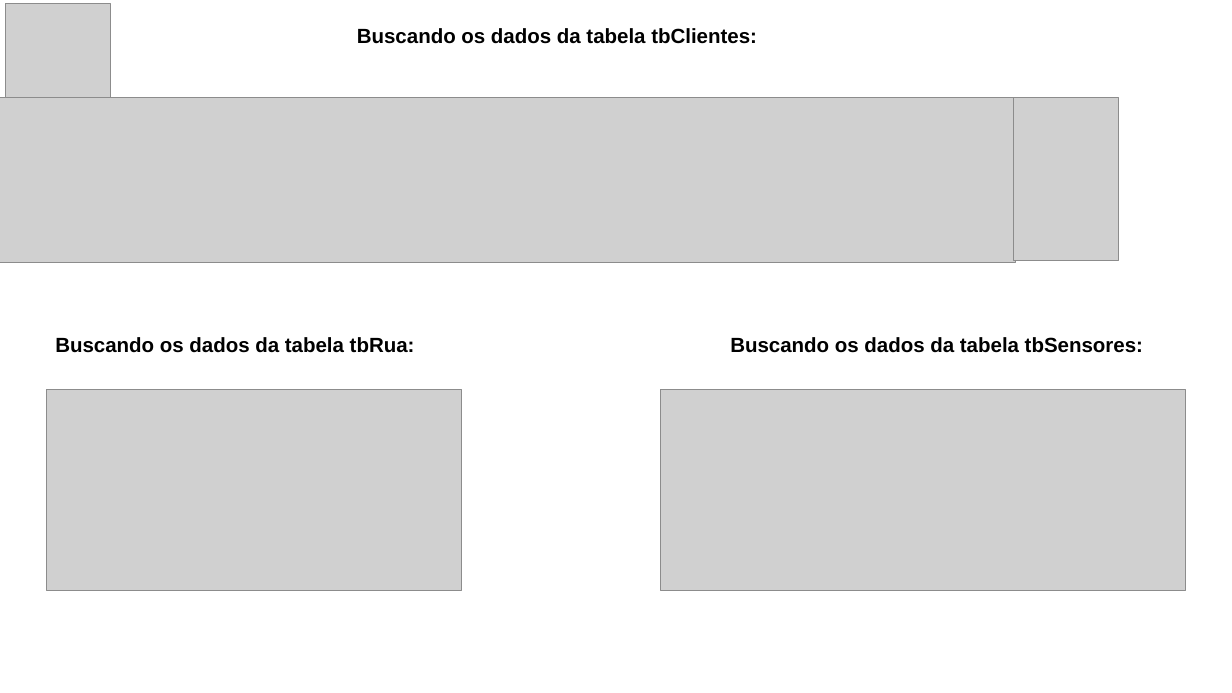
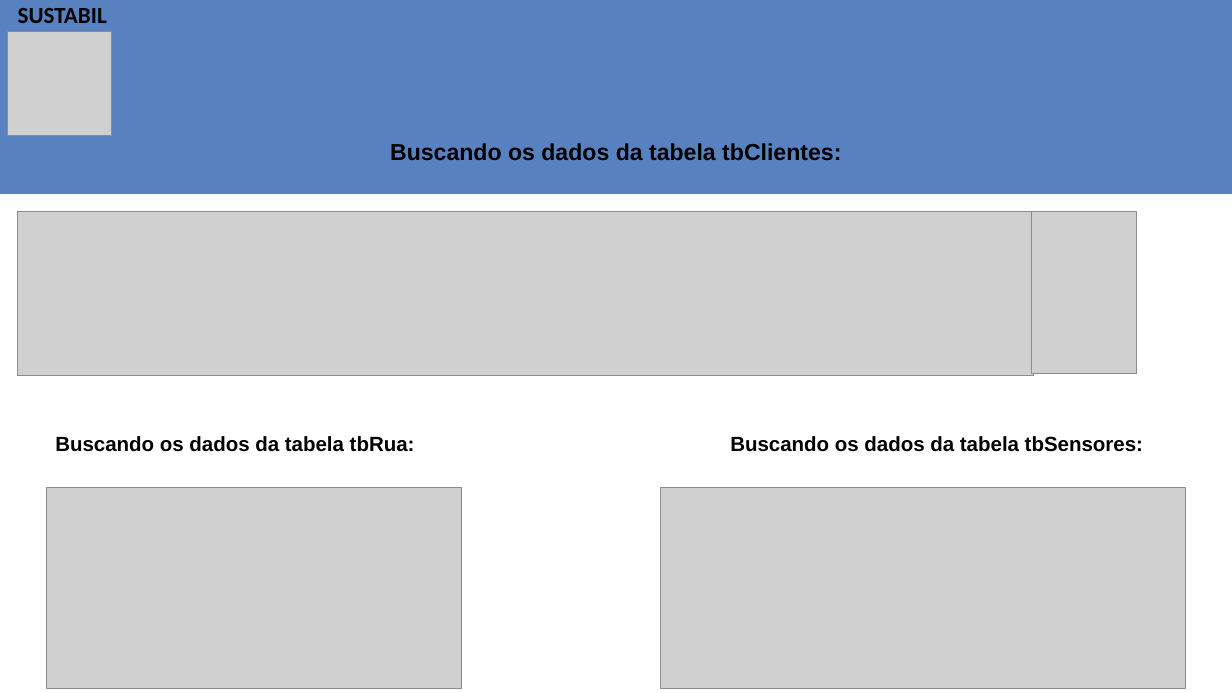
Before and after one commit to franklin-silva41/PROJETO-SENSOR-DE-UMIDADE, a slide deck: slide 17 of SUSTABIL - Apresentação real.pptx (slide 14 before the commit). Drawn at 1232x693 pixels with LibreOffice and Linux fonts; fonts in the diff are those of the drawing; grey boxes stand for pictures. Boxes give left, top, right and bottom in pixels: in the first picture for what was removed or moved away, otherwise in the second. Text is boxed around its words. In the diff, an @@ line names an element or a change of style, - is before the commit and + after.

```diff
--- a/SUSTABIL - Apresentação real.pptx
+++ b/SUSTABIL - Apresentação real.pptx
@@ rectangle added at bbox=[0, 0, 1232, 194], fill #5881C0, outline #5881C0 1 pt @@
@@ text added at bbox=[18, 8, 107, 23], 18 pt, text #000000, bold @@
+SUSTABIL
@@ picture: place and size @@
-picture at bbox=[6, 4, 110, 98]
+picture at bbox=[7, 31, 112, 136]
@@ text "Buscando os dados da tabela ...": place and size @@
-text "Buscando os dados da tabela ..." at bbox=[357, 28, 757, 44]
+text "Buscando os dados da tabela ..." at bbox=[390, 143, 841, 160]
@@ text "Buscando os dados da tabela ..." at bbox=[390, 143, 841, 160]: size 16 to 18 pt; alignment left to centre @@
@@ picture: place and size @@
-picture at bbox=[0, 98, 1016, 262]
+picture at bbox=[18, 212, 1033, 376]
@@ picture: place and size @@
-picture at bbox=[1014, 98, 1118, 261]
+picture at bbox=[1031, 212, 1136, 374]
@@ 2 pictures, 2 texts: place and size @@
-2 pictures, 2 texts at bbox=[46, 337, 1186, 590]
+2 pictures, 2 texts at bbox=[46, 436, 1186, 689]
```
Also in this commit, not shown: 12 other slides changed, 6 slides added, 3 slides removed.
